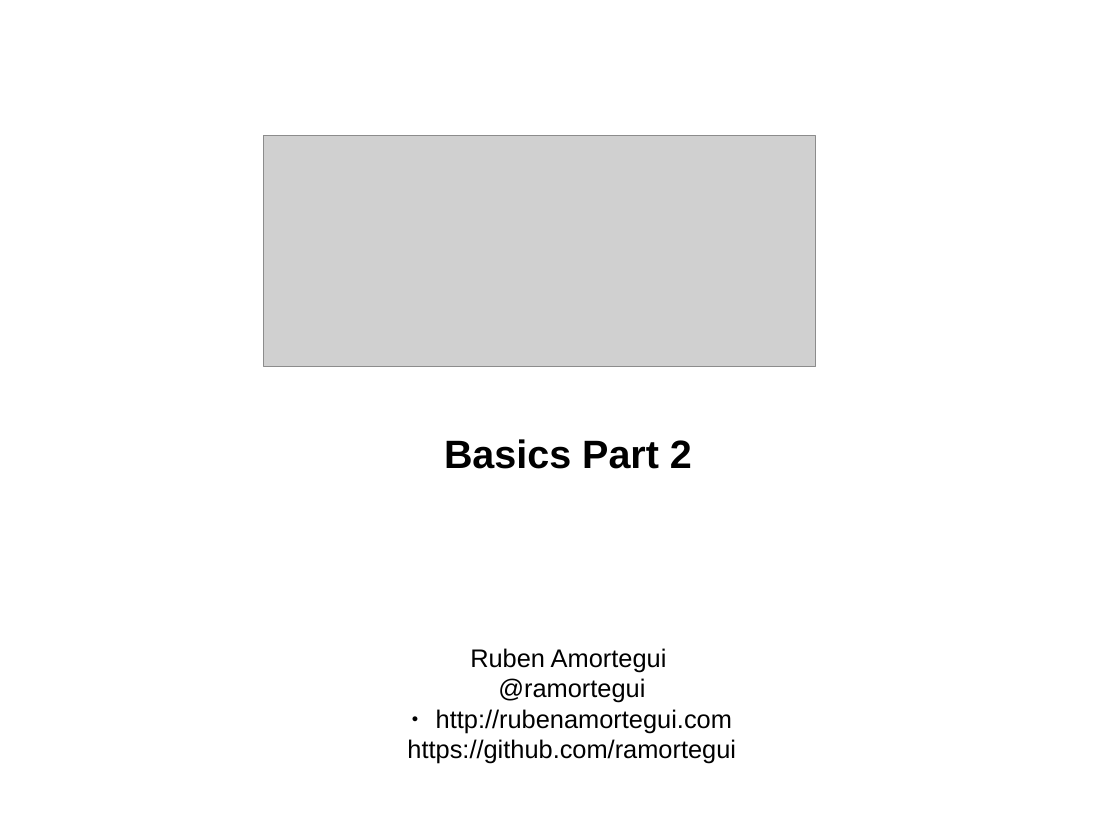
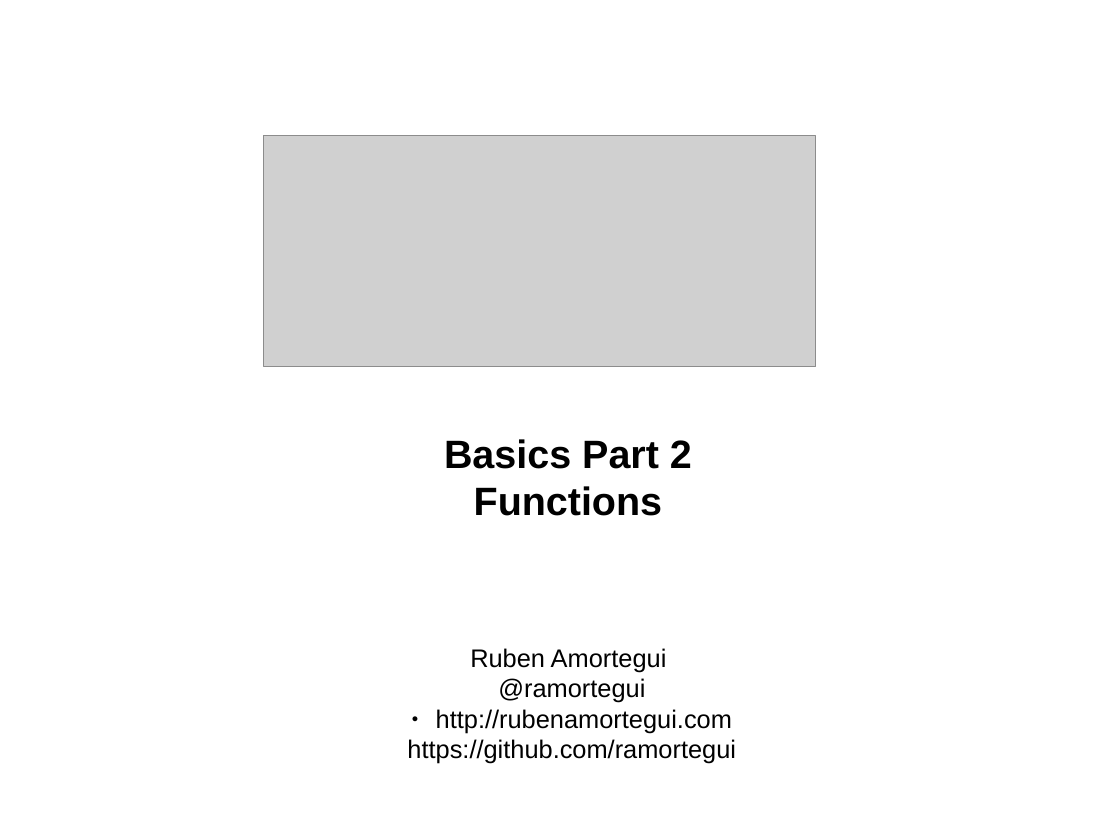
Before and after one commit to ramortegui/talks, a slide deck: slide 1 of elixir-basics-2.odp. Drawn at 1120x840 pixels with LibreOffice and Linux fonts; fonts in the diff are those of the drawing; grey boxes stand for pictures. Boxes give left, top, right and bottom in pixels: in the first picture for what was removed or moved away, otherwise in the second. Text is boxed around its words. In the diff, an @@ line names an element or a change of style, - is before the commit and + after.

```diff
--- a/elixir-basics-2.odp
+++ b/elixir-basics-2.odp
@@ text at (x1=474, y1=486, x2=662, y2=516): paragraph added @@
+Functions
```
Also in this commit, not shown: 2 slides added, 3 slides removed.
